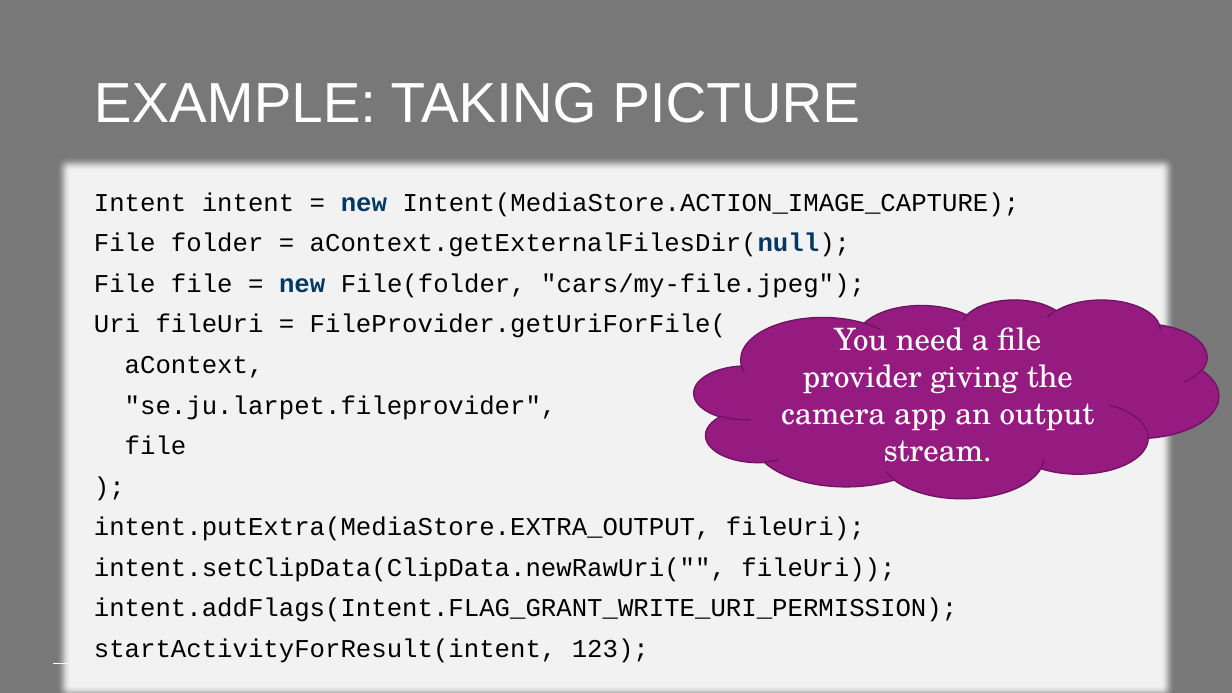
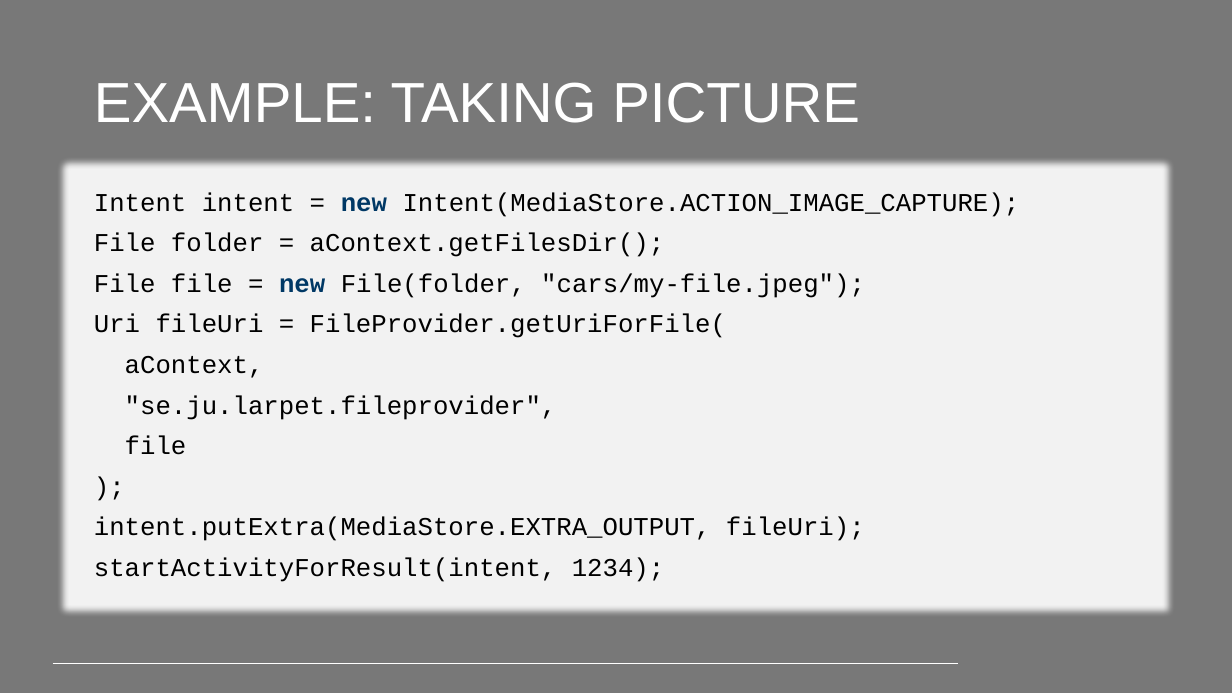
Before and after one commit to PeppeL-G/course-material, a slide deck: slide 26 of src/lectures/android-content-providers/android-content-providers.pptx. Drawn at 1232x693 pixels with LibreOffice and Linux fonts; fonts in the diff are those of the drawing; background and template pictures are left out. Boxes give left, top, right and bottom in pixels: in the first picture for what was removed or moved away, otherwise in the second. Text is boxed around its words. In the diff, an @@ line names an element or a change of style, - is before the commit and + after.

Commit message:
Improved lectures.

```diff
--- a/src/lectures/android-content-providers/android-content-providers.pptx
+++ b/src/lectures/android-content-providers/android-content-providers.pptx
@@ text at (x1=94, y1=232, x2=665, y2=257): text changed @@
-File folder = aContext.getExternalFilesDir(null);
+File folder = aContext.getFilesDir();
@@ cloud removed at (x1=694, y1=299, x2=1219, y2=498) @@
-You need a file provider giving the camera app an output stream.
@@ text at (x1=94, y1=557, x2=664, y2=582): text changed @@
-intent.setClipData(ClipData.newRawUri("", fileUri));
-intent.addFlags(Intent.FLAG_GRANT_WRITE_URI_PERMISSION);
-startActivityForResult(intent, 123);
+startActivityForResult(intent, 1234);
```
Also in this commit, not shown: 2 other slides changed, 3 other files.
